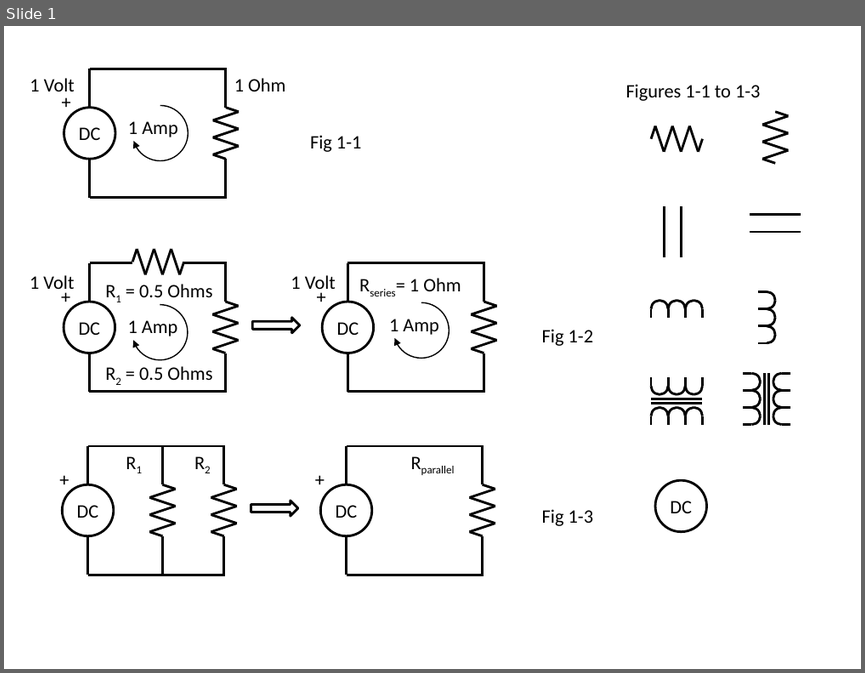
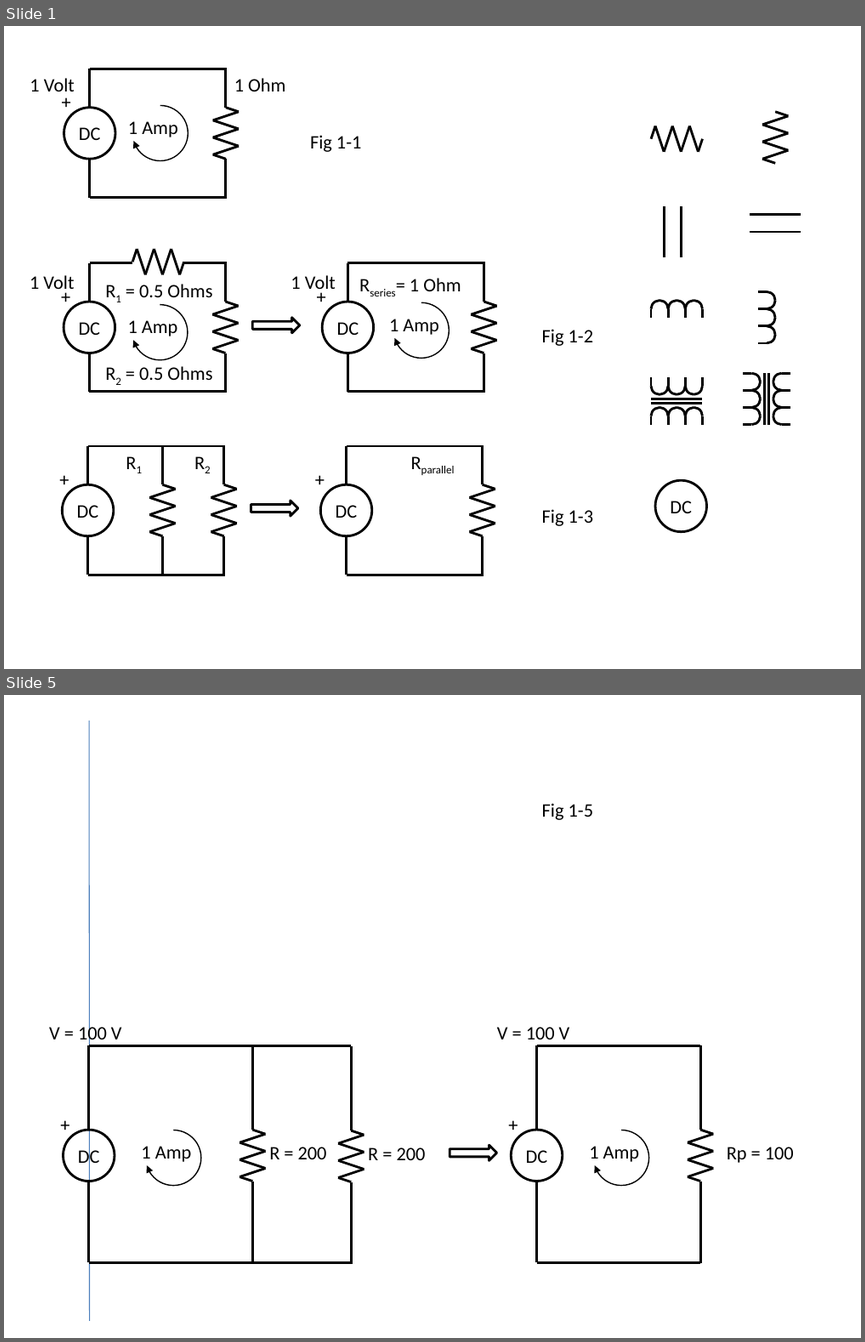
Before and after one commit to JerryWiltz/nP, a slide deck: RFBook/RFbookFigures/RFbookFigures.pptm. Shown one above the other, each under a label of ours: slide 1 before the commit, slides 1 and 5 after it; the slides between them are not shown. The pictures are 865x673 and 865x1342 pixels, drawn with LibreOffice and Linux fonts; fonts in the diff are those of the drawing. Boxes give left, top, right and bottom in pixels: in the first picture for what was removed or moved away, otherwise in the second. Text is boxed around its words. In the diff, an @@ line names an element or a change of style, - is before the commit and + after.

```diff
--- a/RFBook/RFbookFigures/RFbookFigures.pptm
+++ b/RFBook/RFbookFigures/RFbookFigures.pptm
@@ slide 5 added at [4,695,861,1338], background #FFFFFF @@
@@ line added from (89, 721) to (90, 1321), #4B7EBC 0.75 pt @@
@@ text added at [542,803,593,820], 16 pt, text #000000 @@
+Fig 1-5
@@ text added at [49,1023,122,1044], 16 pt, text #000000 @@
+V = 100 V
@@ line added from (89, 1045) to (351, 1045), #000000 2 pt @@
@@ line added from (89, 1129) to (89, 1045), #000000 2 pt @@
@@ line added from (252, 1129) to (252, 1045), #000000 2 pt @@
@@ line added from (351, 1130) to (351, 1046), #000000 2 pt @@
@@ text added at [497,1027,570,1039], 16 pt, text #000000 @@
+V = 100 V
@@ line added from (537, 1045) to (701, 1045), #000000 2 pt @@
@@ line added from (537, 1129) to (537, 1045), #000000 2 pt @@
@@ line added from (701, 1129) to (701, 1045), #000000 2 pt @@
@@ text added at [52,1108,79,1140], 16 pt, text #000000 @@
++
@@ text added at [500,1108,527,1140], 16 pt, text #000000 @@
++
@@ ellipse added at [64,1129,114,1181], outline #000000 2 pt, 16 pt, text #000000 @@
+DC
@@ text added at [141,1145,192,1162], 16 pt, text #000000 @@
+1 Amp
@@ arc (boxed as its full ellipse) added at [145,1129,201,1185], outline #000000 1 pt @@
@@ text added at [269,1146,327,1159], 16 pt, text #000000 @@
+R = 200
@@ text added at [368,1147,426,1160], 16 pt, text #000000 @@
+R = 200
@@ right arrow added at [449,1145,497,1160], outline #000000 2 pt @@
@@ ellipse added at [511,1129,562,1181], outline #000000 2 pt, 16 pt, text #000000 @@
+DC
@@ text added at [589,1145,640,1162], 16 pt, text #000000 @@
+1 Amp
@@ arc (boxed as its full ellipse) added at [594,1129,649,1185], outline #000000 1 pt @@
@@ text added at [726,1146,794,1163], 16 pt, text #000000 @@
+Rp = 100
@@ group added at [239,1129,265,1181]: 7 lines @@
@@ group added at [338,1130,364,1182]: 7 lines @@
@@ group added at [687,1129,714,1181]: 7 lines @@
@@ line added from (89, 1262) to (89, 1181), #000000 2 pt @@
@@ line added from (252, 1263) to (252, 1181), #000000 2 pt @@
@@ line added from (351, 1264) to (351, 1182), #000000 2 pt @@
@@ line added from (537, 1262) to (537, 1181), #000000 2 pt @@
@@ line added from (701, 1263) to (701, 1181), #000000 2 pt @@
@@ line added from (89, 1262) to (351, 1262), #000000 2 pt @@
@@ line added from (537, 1262) to (701, 1262), #000000 2 pt @@
@@ slide 1 changed as well @@
@@ title removed at [626,84,760,101] @@
-Figures 1-1 to 1-3
```
Also in this commit, not shown: 11 other slides changed, 10 other slides added, 11 slides removed, 51 other files.
